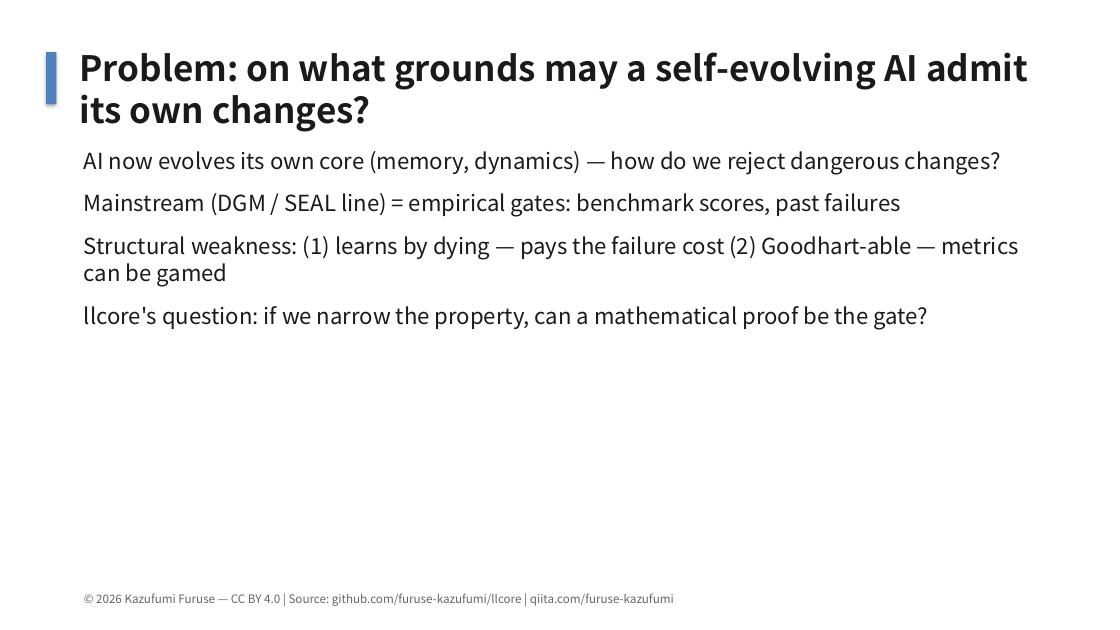
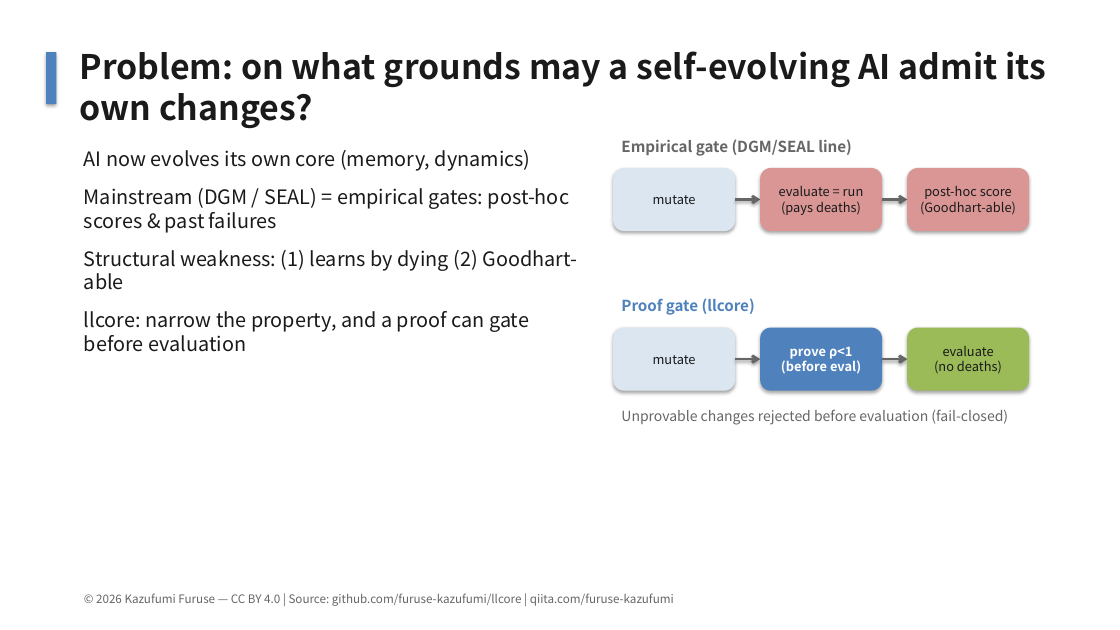
Before and after one commit to furuse-kazufumi/llcore, a slide deck: slide 2 of slides/llcore_findings_2026_en.pptx. Drawn at 1120x630 pixels with LibreOffice and Linux fonts; fonts in the diff are those of the drawing. Boxes give left, top, right and bottom in pixels: in the first picture for what was removed or moved away, otherwise in the second. Text is boxed around its words. In the diff, an @@ line names an element or a change of style, - is before the commit and + after.

```diff
--- a/slides/llcore_findings_2026_en.pptx
+++ b/slides/llcore_findings_2026_en.pptx
@@ text "Problem: on what grounds may ..." at box(80, 51, 1046, 129): size 30 to 29 pt @@
@@ text added at box(621, 139, 852, 156), 13 pt, text #666666, bold @@
+Empirical gate (DGM/SEAL line)
@@ text at box(84, 150, 577, 352): text changed; size 19 to 17 pt @@
-AI now evolves its own core (memory, dynamics) — how do we reject dangerous changes?
-Mainstream (DGM / SEAL line) = empirical gates: benchmark scores, past failures
-Structural weakness: (1) learns by dying — pays the failure cost (2) Goodhart-able — metrics can be gamed
-llcore's question: if we narrow the property, can a mathematical proof be the gate?
+AI now evolves its own core (memory, dynamics)
+Mainstream (DGM / SEAL) = empirical gates: post-hoc scores & past failures
+Structural weakness: (1) learns by dying (2) Goodhart-able
+llcore: narrow the property, and a proof can gate before evaluation
@@ rounded rectangle added at box(613, 168, 735, 231), fill #DCE6F1, 11 pt, text #1A1A1A @@
+mutate
@@ rounded rectangle added at box(760, 168, 882, 231), fill #D99694, 11 pt, text #1A1A1A @@
+evaluate = run
+(pays deaths)
@@ rounded rectangle added at box(907, 168, 1029, 231), fill #D99694, 11 pt, text #1A1A1A @@
+post-hoc score
+(Goodhart-able)
@@ arrow added from (735, 200) to (760, 200), #666666 2.25 pt @@
@@ arrow added from (882, 200) to (907, 200), #666666 2.25 pt @@
@@ text added at box(621, 298, 755, 315), 13 pt, text #4F81BD, bold @@
+Proof gate (llcore)
@@ rounded rectangle added at box(613, 328, 735, 391), fill #DCE6F1, 11 pt, text #1A1A1A @@
+mutate
@@ rounded rectangle added at box(760, 328, 882, 391), fill #4F81BD, 11 pt, text #FFFFFF, bold @@
+prove ρ<1
+(before eval)
@@ rounded rectangle added at box(907, 328, 1029, 391), fill #9BBB59, 11 pt, text #1A1A1A @@
+evaluate
+(no deaths)
@@ arrow added from (735, 360) to (760, 360), #666666 2.25 pt @@
@@ arrow added from (882, 360) to (907, 360), #666666 2.25 pt @@
@@ text added at box(621, 410, 1008, 425), 12 pt, text #666666 @@
+Unprovable changes rejected before evaluation (fail-closed)
```
Also in this commit, not shown: 9 other slides changed, 2 other files.
